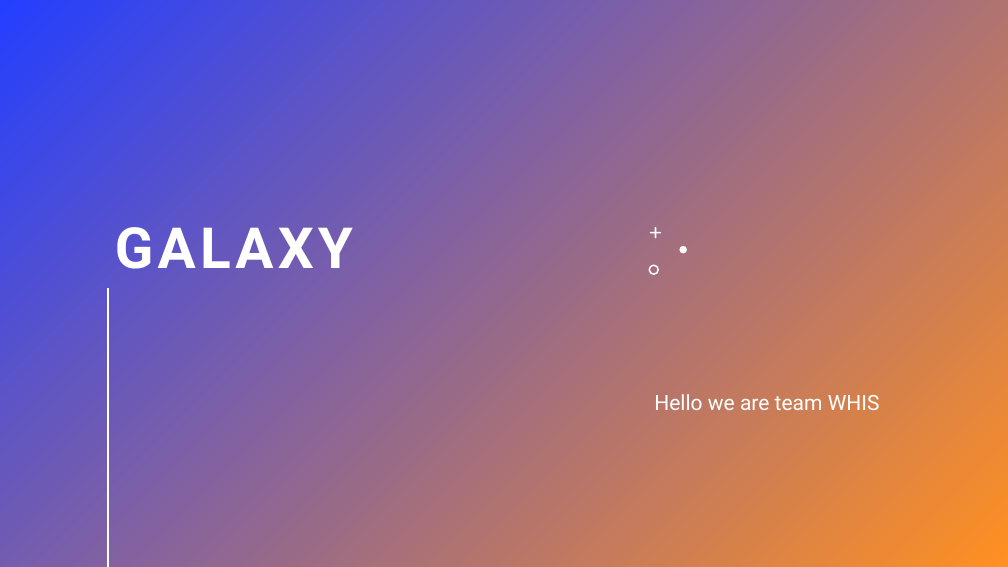
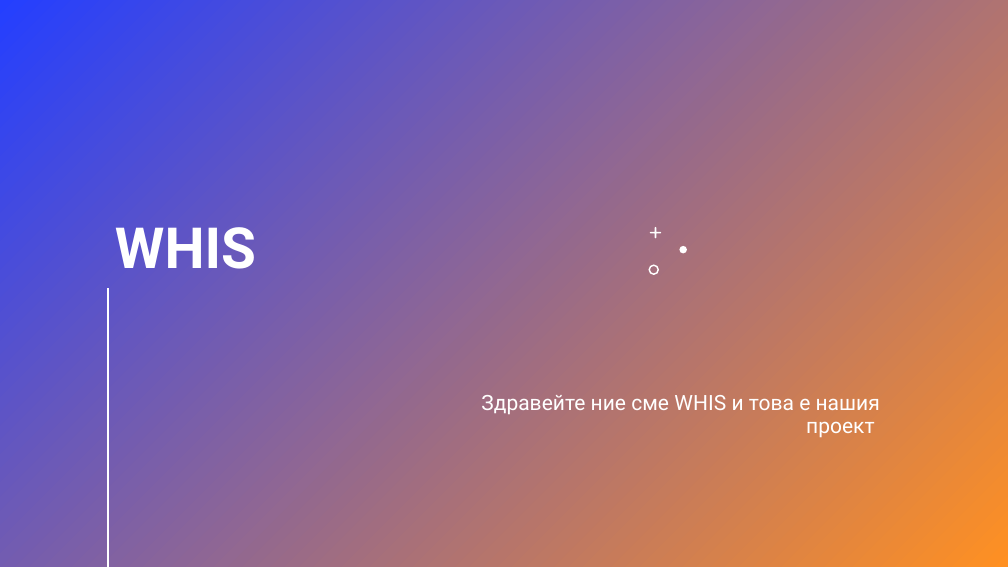
Before and after one commit to NVDespotov20/WHIS, a slide deck: slide 1 of docs/Presentation.pptx. Drawn at 1008x567 pixels with LibreOffice and Linux fonts; fonts in the diff are those of the drawing. Boxes give left, top, right and bottom in pixels: in the first picture for what was removed or moved away, otherwise in the second. Text is boxed around its words. In the diff, an @@ line names an element or a change of style, - is before the commit and + after.

```diff
--- a/docs/Presentation.pptx
+++ b/docs/Presentation.pptx
@@ title at [115,227,256,269]: text changed @@
-GALAXY
+WHIS
@@ subtitle at [481,395,880,438]: text changed @@
-Hello we are team WHIS
+Здравейте ние сме WHIS и това е нашия проект
```
Also in this commit, not shown: 1 other slide changed, 1 other file.
